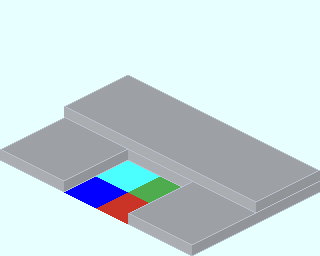
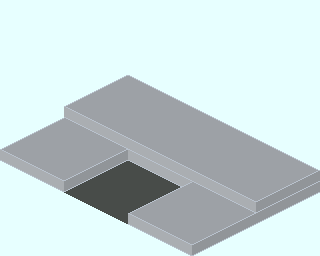
Layers edited between the first and the second 320 x 256 image:
painted on "Base_Plate_3x6.png" over (64, 161, 180, 224)
